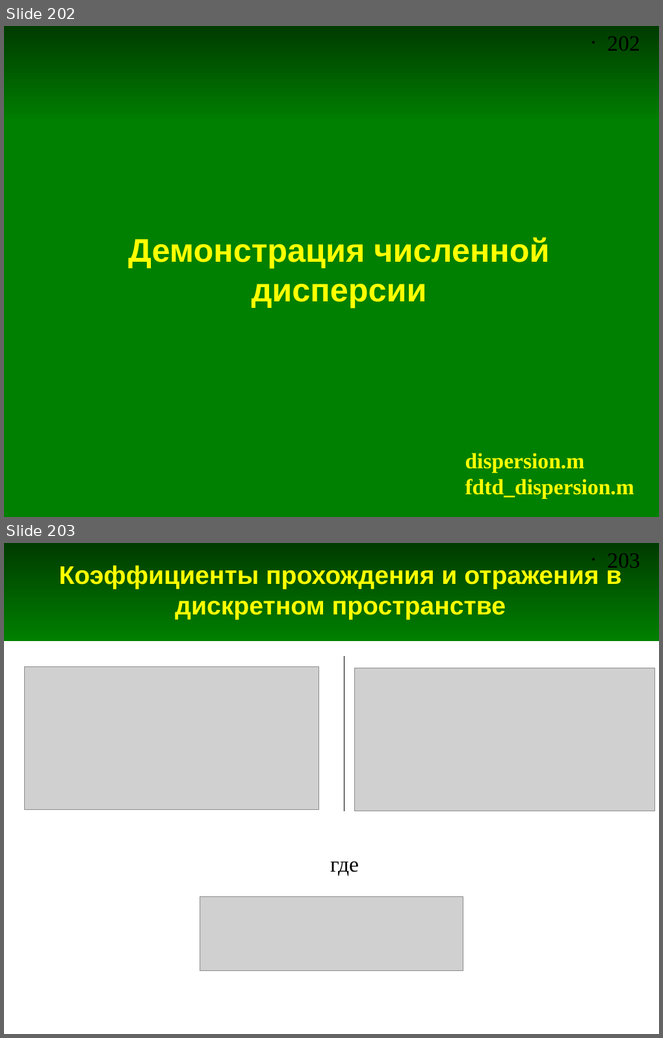
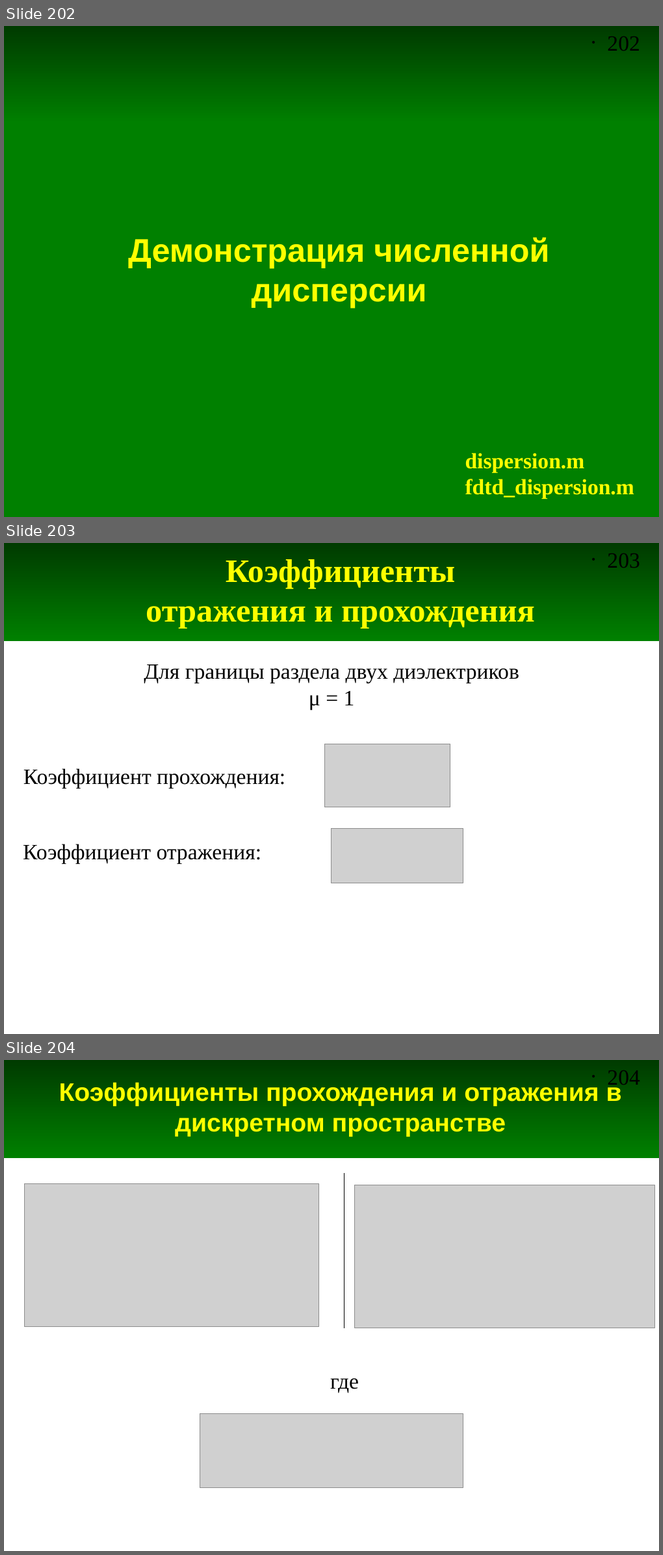
Before and after one commit to andris0147sv/modelling, a slide deck: presentations/2. FDTD.odp. Shown one above the other, each under a label of ours: slides 202 and 203 before the commit, slides 202, 203 and 204 after it. The pictures are 663x1038 and 663x1555 pixels, drawn with LibreOffice and Linux fonts; fonts in the diff are those of the drawing; grey boxes stand for pictures. Boxes give left, top, right and bottom in pixels: in the first picture for what was removed or moved away, otherwise in the second. Text is boxed around its words. In the diff, an @@ line names an element or a change of style, - is before the commit and + after.

```diff
--- a/presentations/2. FDTD.odp
+++ b/presentations/2. FDTD.odp
@@ slide 203 added at box(4, 543, 659, 1034), background #FFFFFF; not listed: 2 template elements that a slide beside it also shows @@
@@ title added at box(146, 559, 535, 628), 36 pt, text #FFFF00, bold @@
+Коэффициенты
+отражения и прохождения
@@ text added at box(144, 665, 519, 709), 24 pt, text #000000 @@
+Для границы раздела двух диэлектриков
+μ = 1
@@ picture added at box(324, 744, 450, 808) @@
@@ text added at box(24, 769, 285, 789), 24 pt, text #000000 @@
+Коэффициент прохождения:
@@ picture added at box(331, 828, 463, 884) @@
@@ text added at box(23, 844, 262, 863), 24 pt, text #000000 @@
+Коэффициент отражения:
@@ what was slide 203 is now slide 204 @@
@@ page number at box(607, 1070, 640, 1089): text changed @@
-• 203
+• 204
```
Also in this commit, not shown: 4 slides changed, 2 other slides added, 3 other files.
